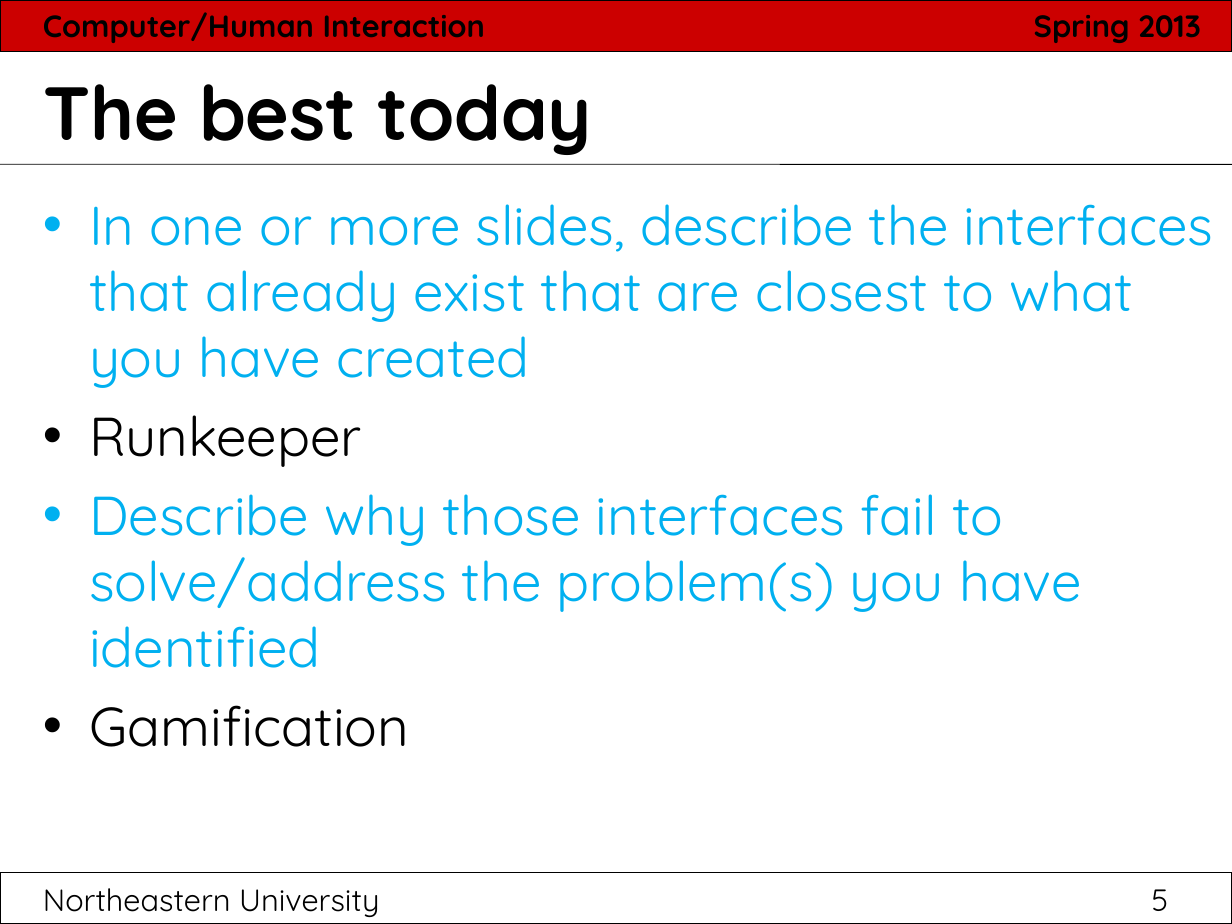
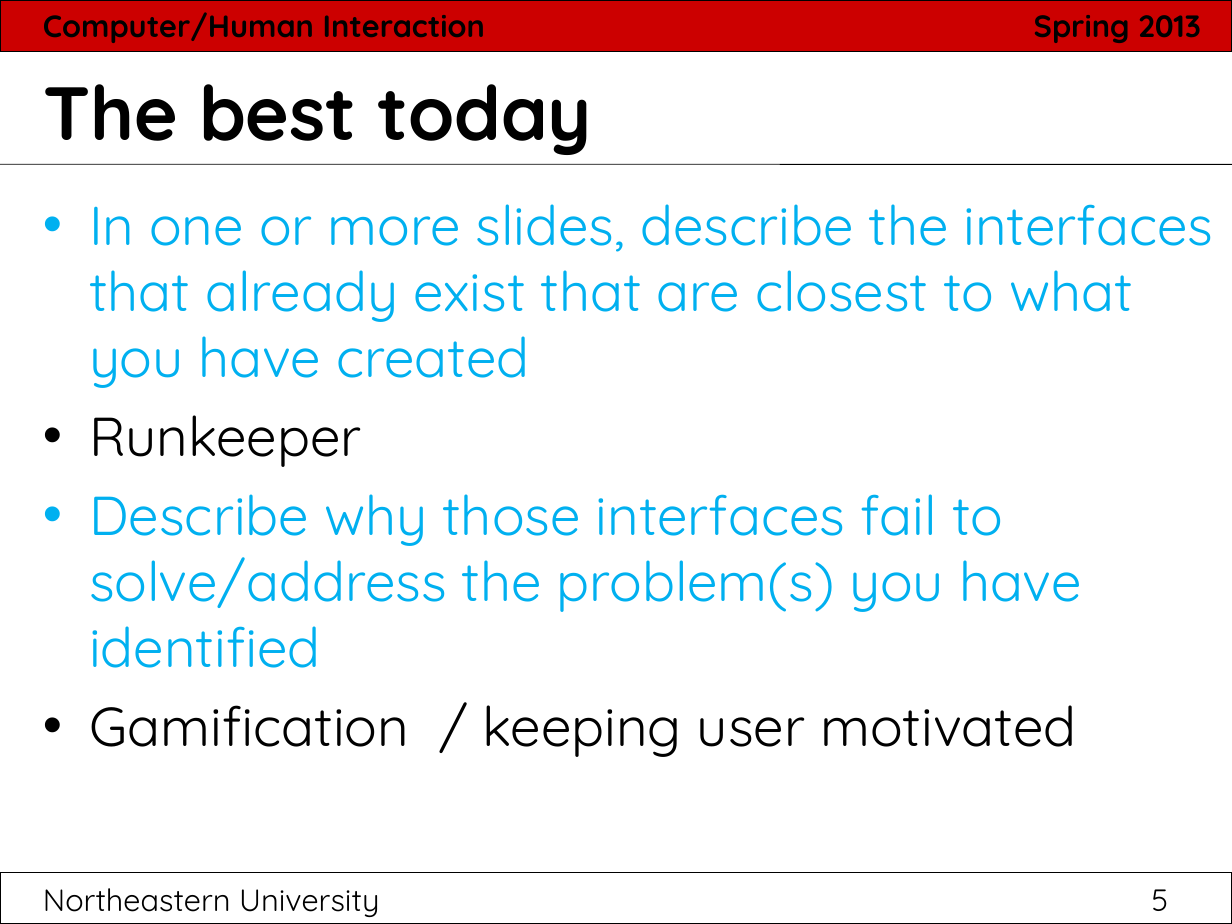
Before and after one commit to hci2014/sandbox, a slide deck: slide 5 of FinalPresentationTemplate.ppt. Drawn at 1232x924 pixels with LibreOffice and Linux fonts; fonts in the diff are those of the drawing. Boxes give left, top, right and bottom in pixels: in the first picture for what was removed or moved away, otherwise in the second. Text is boxed around its words. In the diff, an @@ line names an element or a change of style, - is before the commit and + after.

```diff
--- a/FinalPresentationTemplate.ppt
+++ b/FinalPresentationTemplate.ppt
@@ text at box(89, 705, 1076, 757): text changed @@
-• Gamification
+• Gamification / keeping user motivated
```
Also in this commit, not shown: 7 other slides changed, 8 slides added, 10 slides removed, 1 other file.
